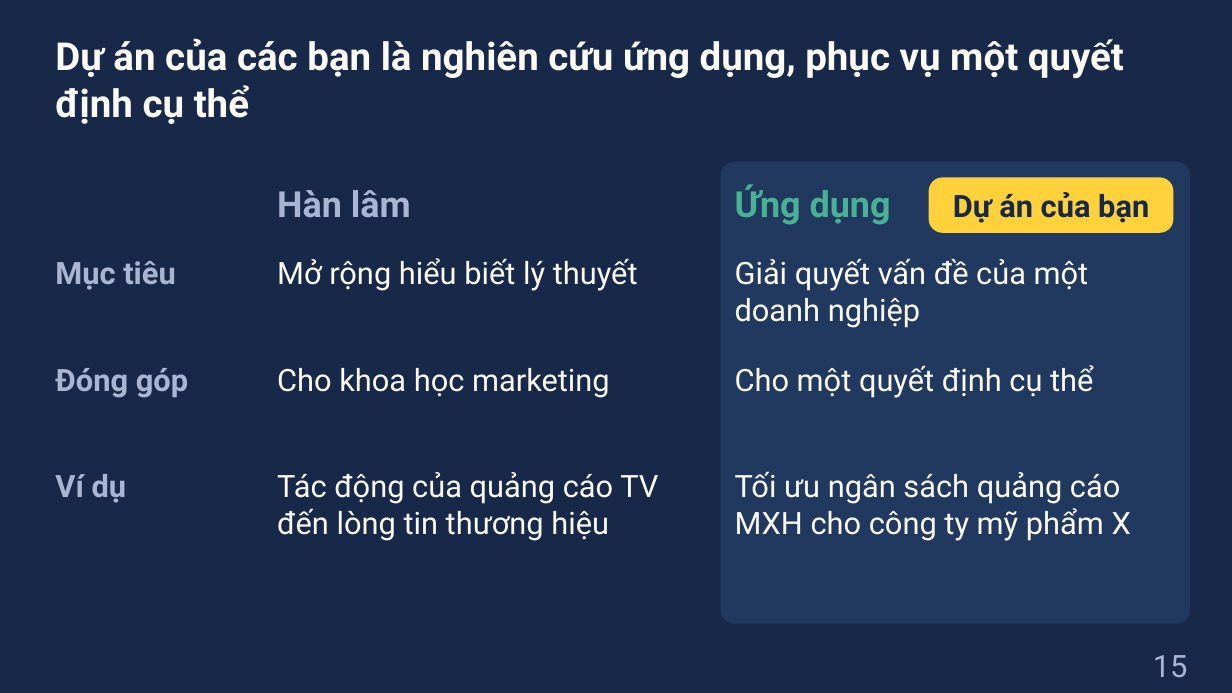
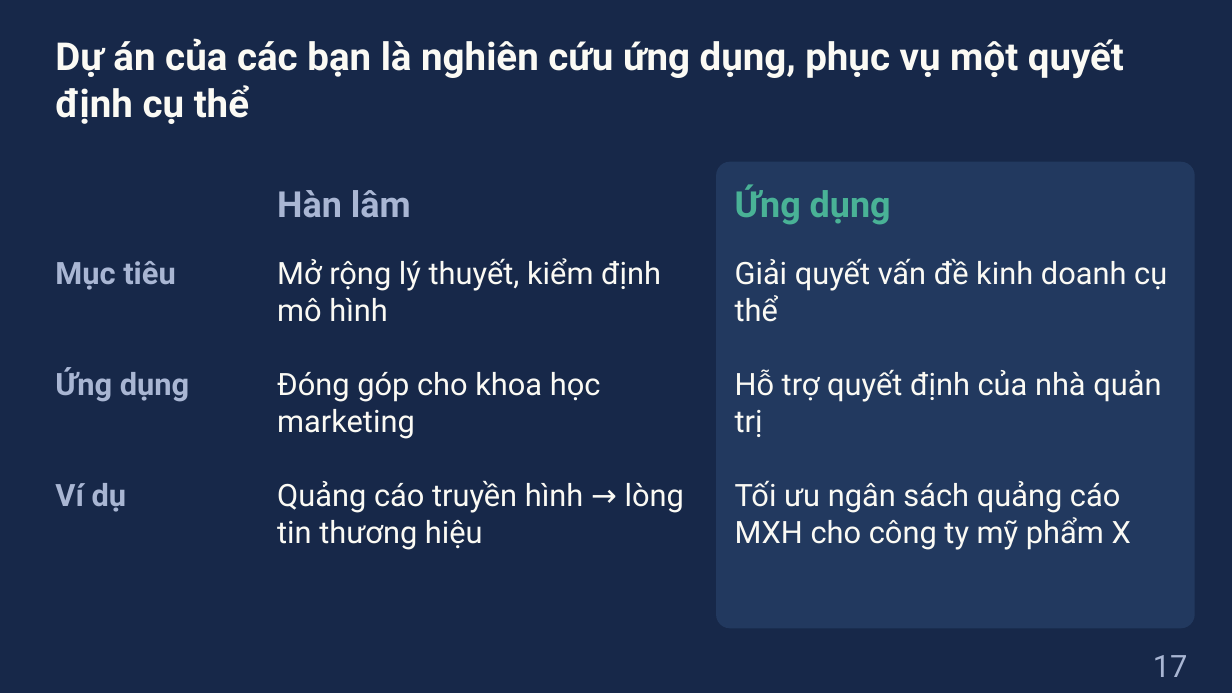
Before and after one commit to dnbaoquyen/academic-pptx-skill, a slide deck: slide 17 of courses/MKT1107/lessons/W1_slides.pptx (slide 15 before the commit). Drawn at 1232x693 pixels with LibreOffice and Linux fonts; fonts in the diff are those of the drawing. Boxes give left, top, right and bottom in pixels: in the first picture for what was removed or moved away, otherwise in the second. Text is boxed around its words. In the diff, an @@ line names an element or a change of style, - is before the commit and + after.

```diff
--- a/courses/MKT1107/lessons/W1_slides.pptx
+++ b/courses/MKT1107/lessons/W1_slides.pptx
@@ rounded rectangle: place and size @@
-rounded rectangle at bbox=[721, 162, 1190, 624]
+rounded rectangle at bbox=[716, 162, 1195, 628]
@@ rounded rectangle removed at bbox=[929, 177, 1174, 233] @@
@@ text removed at bbox=[953, 192, 1149, 223] @@
-Dự án của bạn
@@ text at bbox=[277, 258, 661, 322]: text changed @@
-Mở rộng hiểu biết lý thuyết
+Mở rộng lý thuyết, kiểm định mô hình
@@ text at bbox=[735, 258, 1167, 322]: text changed @@
-Giải quyết vấn đề của một doanh nghiệp
+Giải quyết vấn đề kinh doanh cụ thể
@@ text removed at bbox=[55, 368, 188, 398] @@
-Đóng góp
@@ text added at bbox=[55, 368, 189, 402], 24 pt, text #A9B6D3, bold @@
+Ứng dụng
@@ text at bbox=[277, 372, 601, 439]: text changed @@
-Cho khoa học marketing
+Đóng góp cho khoa học marketing
@@ text at bbox=[735, 369, 1161, 437]: text changed @@
-Cho một quyết định cụ thể
+Hỗ trợ quyết định của nhà quản trị
@@ text "Ví dụ": place and size @@
-text "Ví dụ" at bbox=[55, 474, 127, 503]
+text "Ví dụ" at bbox=[55, 483, 127, 512]
@@ text "Tối ưu ngân sách quảng ...": place and size @@
-text "Tối ưu ngân sách quảng ..." at bbox=[735, 471, 1131, 541]
+text "Tối ưu ngân sách quảng ..." at bbox=[735, 480, 1131, 550]
@@ text at bbox=[277, 481, 684, 550]: text changed @@
-Tác động của quảng cáo TV đến lòng tin thương hiệu
+Quảng cáo truyền hình → lòng tin thương hiệu
@@ page number at bbox=[1153, 655, 1188, 677]: text changed @@
-15
+17
```
Also in this commit, not shown: 29 other slides changed, 7 slides added, 9 slides removed, 4 other files.
